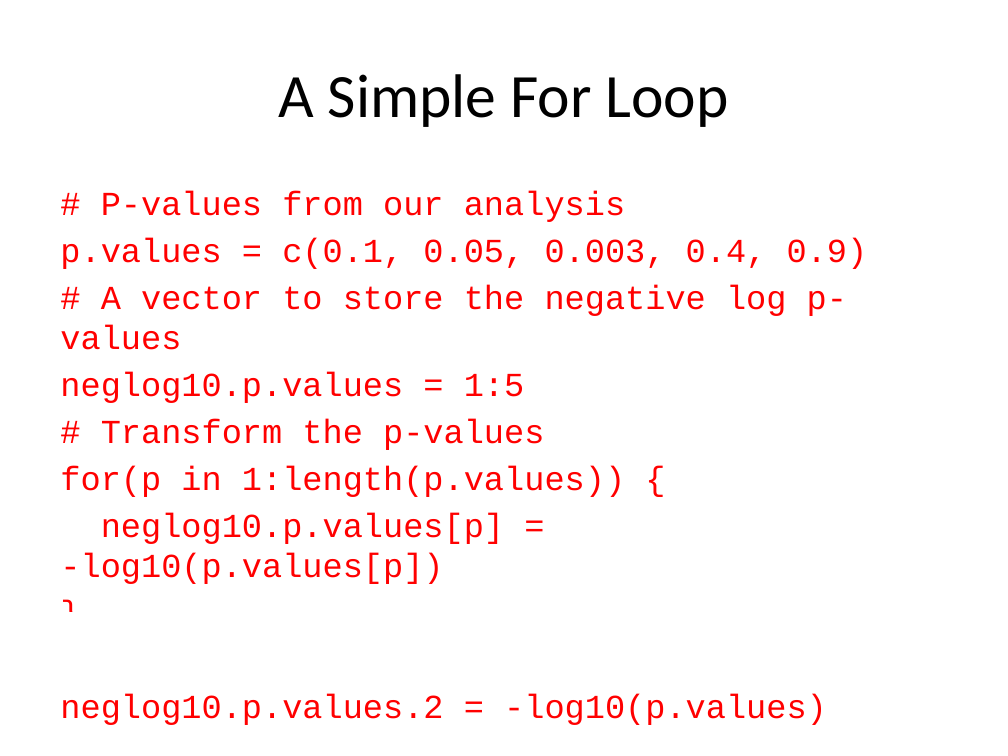
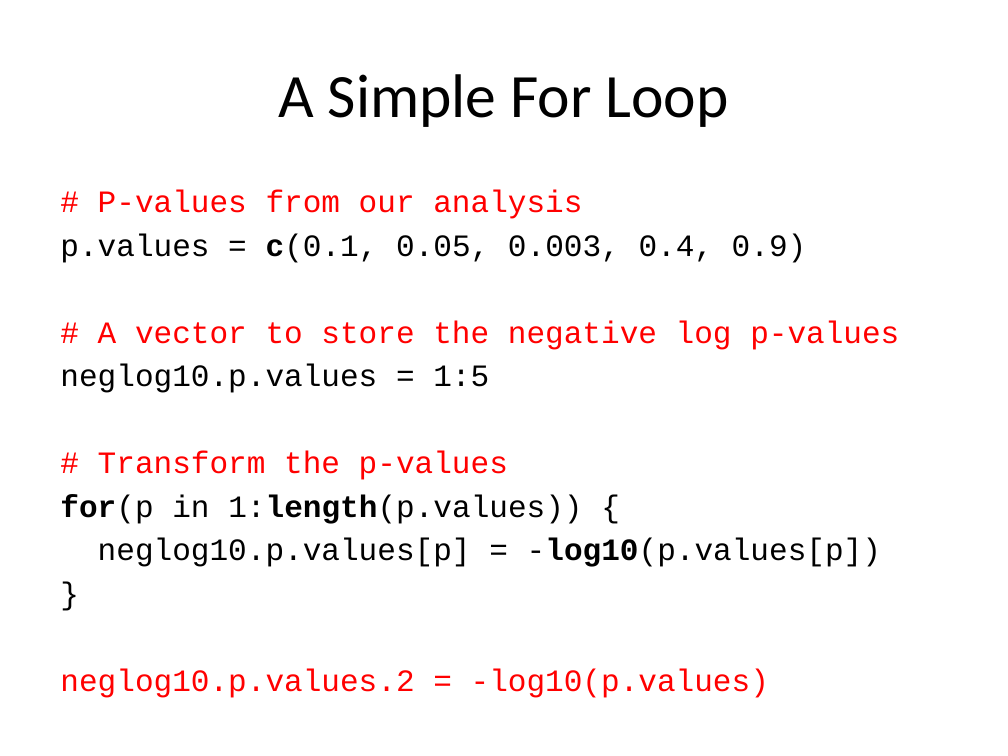
Before and after one commit to cplaisier/isbIntoSysBio, a slide deck: slide 32 of introductionToR.pptx. Drawn at 1008x756 pixels with LibreOffice and Linux fonts; fonts in the diff are those of the drawing. Boxes give left, top, right and bottom in pixels: in the first picture for what was removed or moved away, otherwise in the second. Text is boxed around its words. In the diff, an @@ line names an element or a change of style, - is before the commit and + after.

```diff
--- a/introductionToR.pptx
+++ b/introductionToR.pptx
@@ text "# P-values from our analysis" at bbox=[60, 190, 899, 698]: size 24 to 22.2 pt; text colour #FF0000 to #000000 in "p.values = c(0.1, 0.05, 0.003, 0.4, 0.9)", "neglog10.p.values = 1:5", "for(p in 1:length(p.values)) {", "neglog10.p.values[p] = -log10(p.values[p])" and 1 more places; bold on in "c(0.1,", "for(p 1:length(p.values))", "-log10(p.values[p])" @@
```
Also in this commit, not shown: 5 other slides changed, 9 other files.
